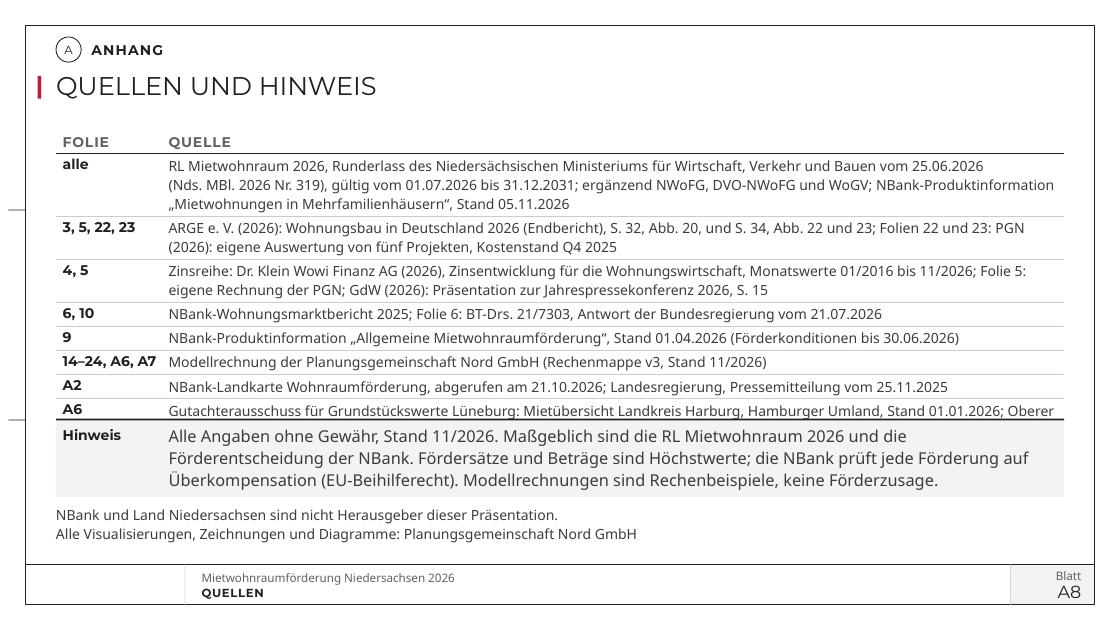
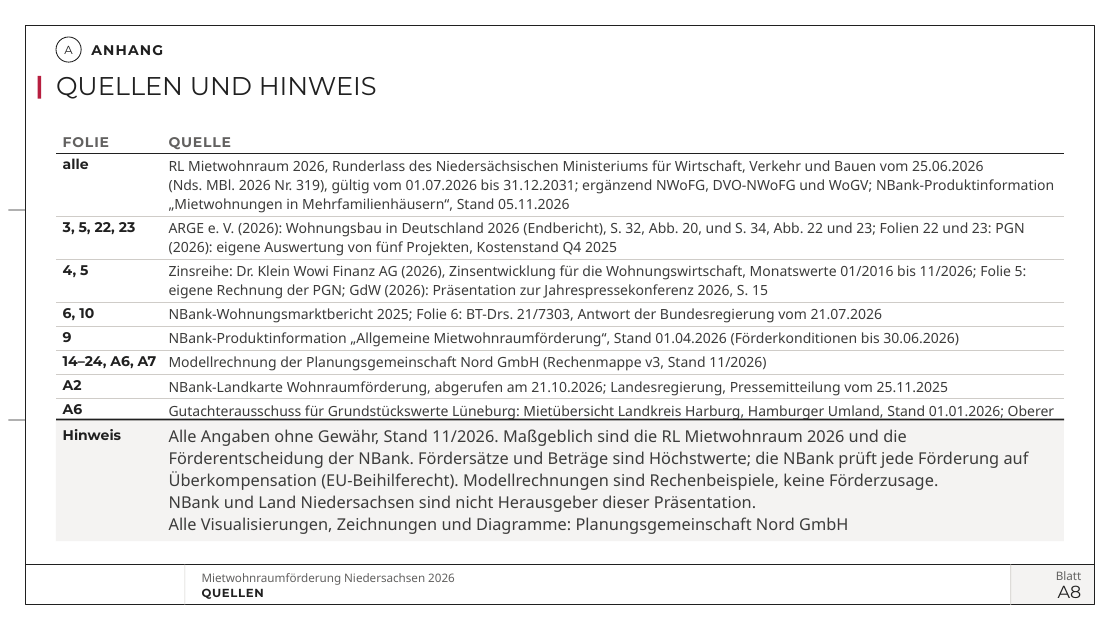
Before and after one commit to vgedaschko/NBank, a slide deck: slide 37 of praesentation/dist/PGN-Mietwohnraumfoerderung-Niedersachsen-2026-Vortrag.pptx. Drawn at 1120x630 pixels with LibreOffice and Linux fonts; fonts in the diff are those of the drawing; background and template pictures are left out. Boxes give left, top, right and bottom in pixels: in the first picture for what was removed or moved away, otherwise in the second. Text is boxed around its words. In the diff, an @@ line names an element or a change of style, - is before the commit and + after.

```diff
--- a/praesentation/dist/PGN-Mietwohnraumfoerderung-Niedersachsen-2026-Vortrag.pptx
+++ b/praesentation/dist/PGN-Mietwohnraumfoerderung-Niedersachsen-2026-Vortrag.pptx
@@ rectangle: place and size @@
-rectangle at [56, 419, 1065, 497]
+rectangle at [56, 419, 1065, 541]
@@ text removed at [56, 509, 637, 543] @@
-NBank und Land Niedersachsen sind nicht Herausgeber dieser Präsentation.
-Alle Visualisierungen, Zeichnungen und Diagramme: Planungsgemeinschaft Nord GmbH
@@ text at [169, 495, 848, 534]: paragraphs added @@
+NBank und Land Niedersachsen sind nicht Herausgeber dieser Präsentation.
+Alle Visualisierungen, Zeichnungen und Diagramme: Planungsgemeinschaft Nord GmbH
```
Also in this commit, not shown: 4 other files.
